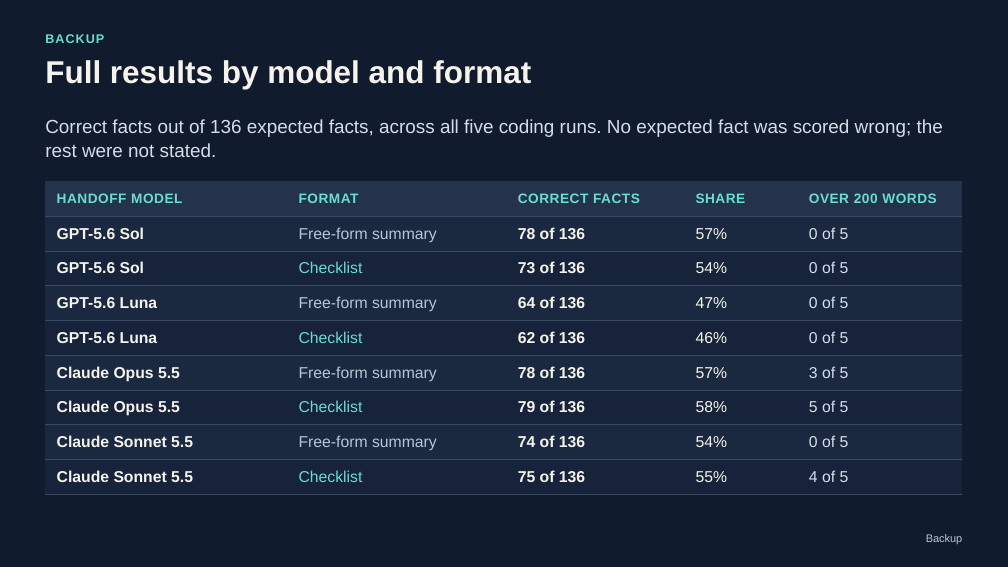
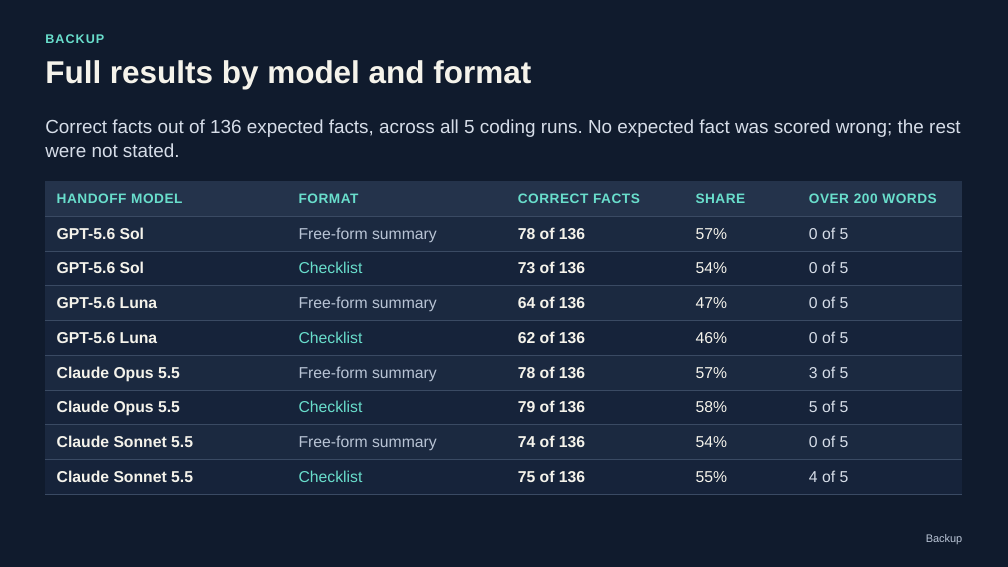
Before and after one commit to CS3227-2610-MP3-Deskmate/CS3227-2610-MP3, a slide deck: slide 13 of experiments/agent-handoff-2026-10-19/Agent_Handoff_Results.pptx. Drawn at 1008x567 pixels with LibreOffice and Linux fonts; fonts in the diff are those of the drawing. Boxes give left, top, right and bottom in pixels: in the first picture for what was removed or moved away, otherwise in the second. Text is boxed around its words. In the diff, an @@ line names an element or a change of style, - is before the commit and + after.

Commit message:
docs: Revise the agent handoff slides after review
Clearer wording, numerals, the shared topic list, likely reasons for the success-rule loss and revised limitations; fixes the backup slide's tool-access claim.

```diff
--- a/experiments/agent-handoff-2026-10-19/Agent_Handoff_Results.pptx
+++ b/experiments/agent-handoff-2026-10-19/Agent_Handoff_Results.pptx
@@ text at [45,119,960,157]: text changed @@
-Correct facts out of 136 expected facts, across all five coding runs. No expected fact was scored wrong; the rest were not stated.
+Correct facts out of 136 expected facts, across all 5 coding runs. No expected fact was scored wrong; the rest were not stated.
```
Also in this commit, not shown: 10 other slides changed, 1 other file.
